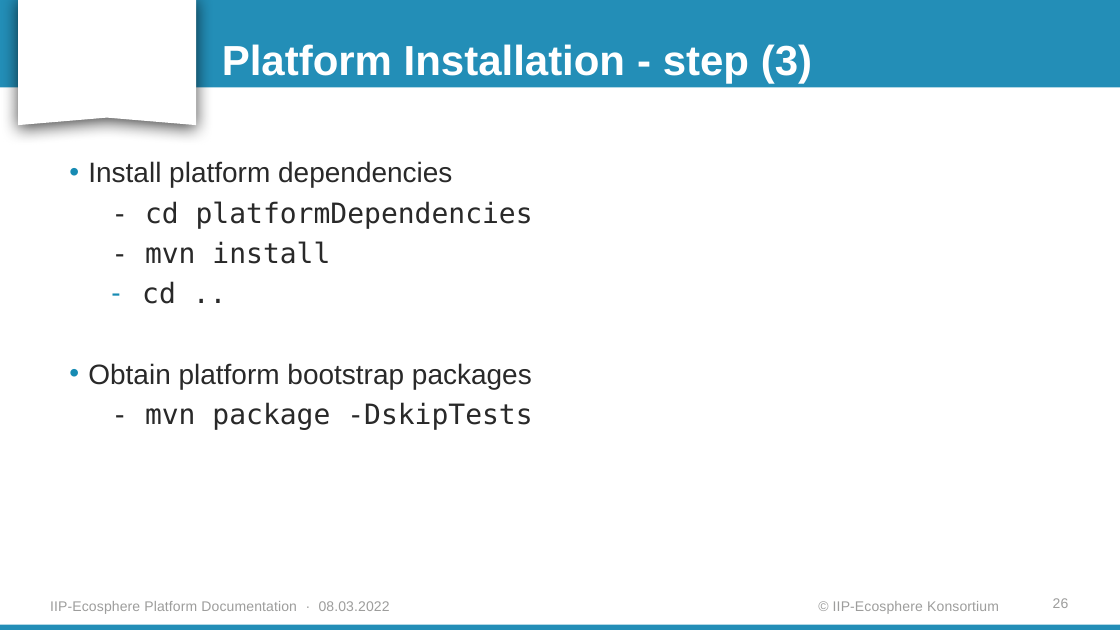
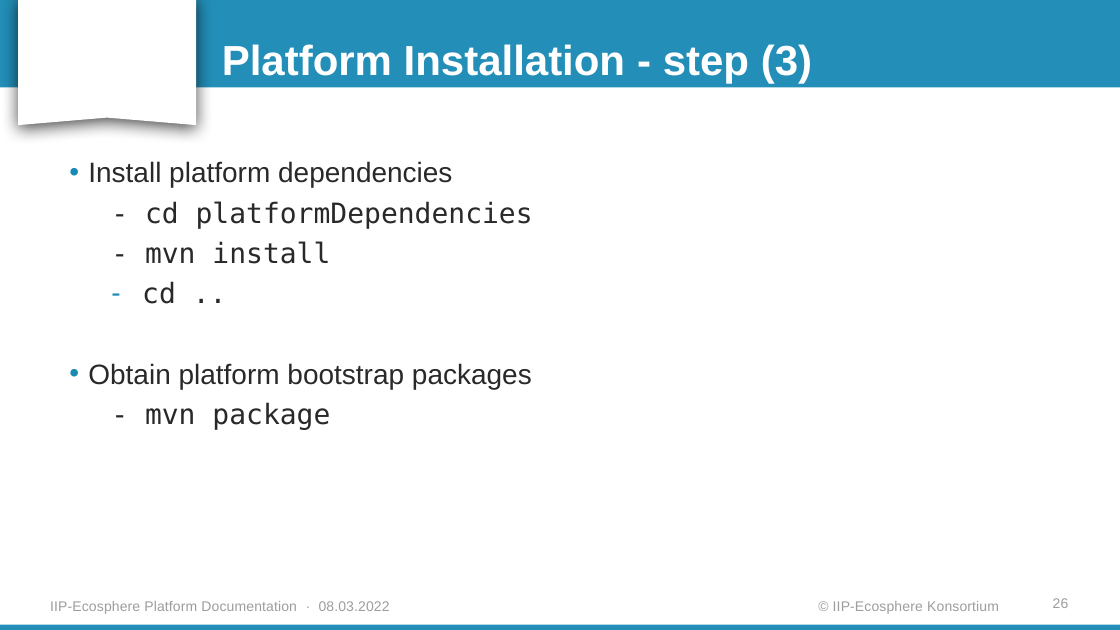
Before and after one commit to iip-ecosphere/platform, a slide deck: slide 26 of platform/documentation/Platform_Installation_Guide_for_Windows.pptx. Drawn at 1120x630 pixels with LibreOffice and Linux fonts; fonts in the diff are those of the drawing; background and template pictures are left out. Boxes give left, top, right and bottom in pixels: in the first picture for what was removed or moved away, otherwise in the second. Text is boxed around its words. In the diff, an @@ line names an element or a change of style, - is before the commit and + after.

Commit message:
Update -DskipTests from the command

```diff
--- a/platform/documentation/Platform_Installation_Guide_for_Windows.pptx
+++ b/platform/documentation/Platform_Installation_Guide_for_Windows.pptx
@@ text at bbox=[145, 402, 330, 430]: text changed @@
-  - mvn package -DskipTests
+  - mvn package
```
Also in this commit, not shown: 3 other files.
